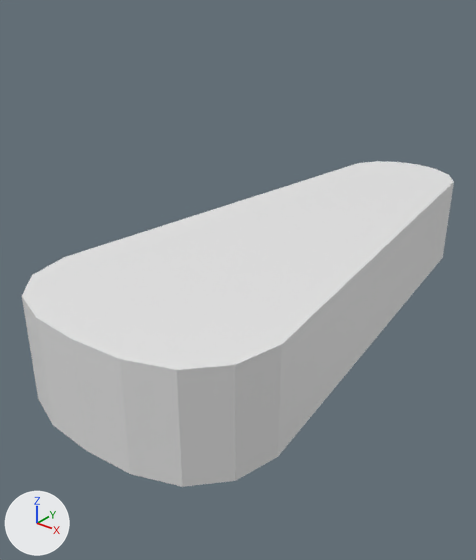
Before and after pictures for a commit that changed the Blender file ViolinCase.blend.
Rendered twice from a 50 mm lens placed at (5.15, -8.52, 4.37), pointed at (-0.82, -1.06, -0.26). Lighting does not change. The marker at lower left points along +X, +Y and +Z.
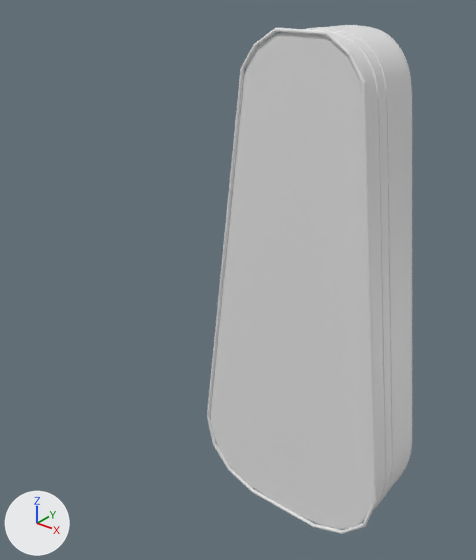
Boxes [x1, y1, x2, y2] around the edits, measured in the pictures (476 x 560 px):
'Cylinder', turned, modifiers changed
    before: [22, 161, 454, 487]
    after: [211, 25, 412, 529]
'Ourlet', added
    after: [207, 28, 377, 534]

What changed in the scene script:
```text
Add cu_ourlet:
    cu_ourlet = bpy.data.curves.new('Ourlet', 'CURVE')
    cu_ourlet.dimensions = '3D'
    _sp = cu_ourlet.splines.new('POLY'); _sp.points.add(33)
    _sp.points.foreach_set('co', [-1.064, -1.702, 0.641, 0.0, -0.994, -2.277, 0.641, 0.0, -0.924, -2.853, 0.641, 0.0, -0.707, -3.178, 0.641, 0.0, -0.383, -3.394, 0.641, 0.0, 0.383, -3.394, 0.641, 0.0, 0.707, -3.178, 0.641, 0.0, 0.924, -2.853, 0.641, 0.0, 0.994, -2.277, 0.641, 0.0, 1.064, -1.702, 0.641, 0.0, 1.134, -1.126, 0.641, 0.0, 1.204, -0.55, 0.641, 0.0, 1.275, 0.026, 0.641, 0.0, 1.345, 0.602, 0.641, 0.0, 1.415, 1.178, 0.641, 0.0, 1.485, 1.754, 0.641, 0.0, 1.555, 2.329, 0.641, 0.0, 1.625, 2.905, 0.641, 0.0, 1.695, 3.481, 0.641, 0.0, 1.566, 4.066, 0.641, 0.0, 1.199, 4.479, 0.641, 0.0, 0.649, 4.687, 0.641, 0.0, -0.649, 4.687, 0.641, 0.0, -1.199, 4.479, 0.641, 0.0, -1.566, 4.066, 0.641, 0.0, -1.695, 3.481, 0.641, 0.0, -1.625, 2.905, 0.641, 0.0, -1.555, 2.329, 0.641, 0.0, -1.485, 1.754, 0.641, 0.0, -1.415, 1.178, 0.641, 0.0, -1.345, 0.602, 0.641, 0.0, -1.275, 0.026, 0.641, 0.0, -1.204, -0.55, 0.641, 0.0, -1.134, -1.126, 0.641, 0.0])
    _sp.order_v = 0
    _sp.resolution_v = 0
    _sp.use_cyclic_u = True
    _sp.use_endpoint_u = True
    _sp.use_smooth = False
    cu_ourlet.bevel_depth = 0.03
    cu_ourlet.fill_mode = 'FULL'
Change ob_cylinder:
    ob_cylinder.rotation_euler: (0.0, 0.0, 3.142) -> (-1.571, 0.0, 3.142)  # degrees (0, 0, 180) -> degrees (-90, 0, 180)
    add _m = ob_cylinder.modifiers.new('Subdivision', 'SUBSURF')
    add _m.levels = 2
Add ob_ourlet:
    ob_ourlet = bpy.data.objects.new('Ourlet', cu_ourlet)
    ob_ourlet.location = (0.0, 0.0, 0.0)
    ob_ourlet.rotation_euler = (-1.571, 0.0, 3.142)  # degrees (-90, 0, 180)
    ob_ourlet.scale = (1.06, 1.04, 1.17)
```
